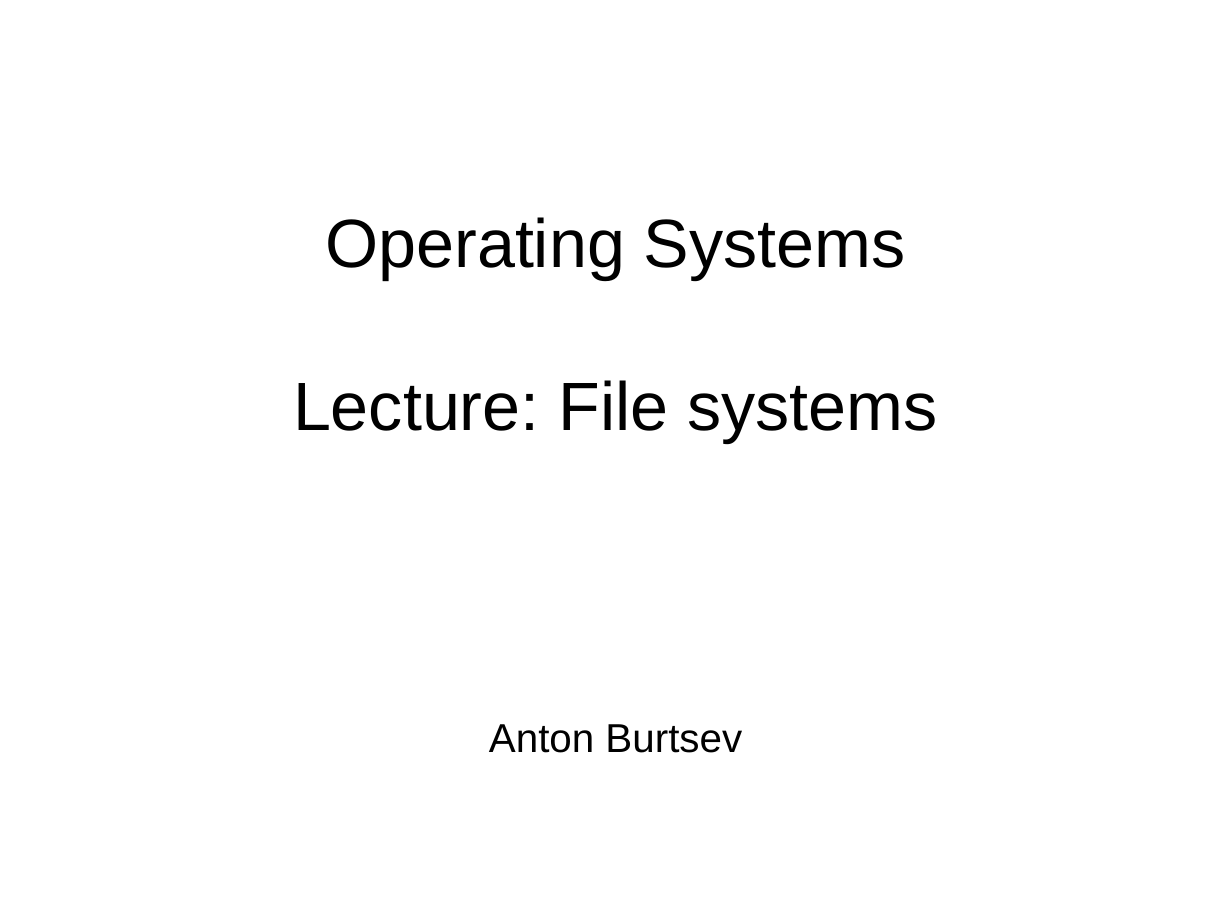
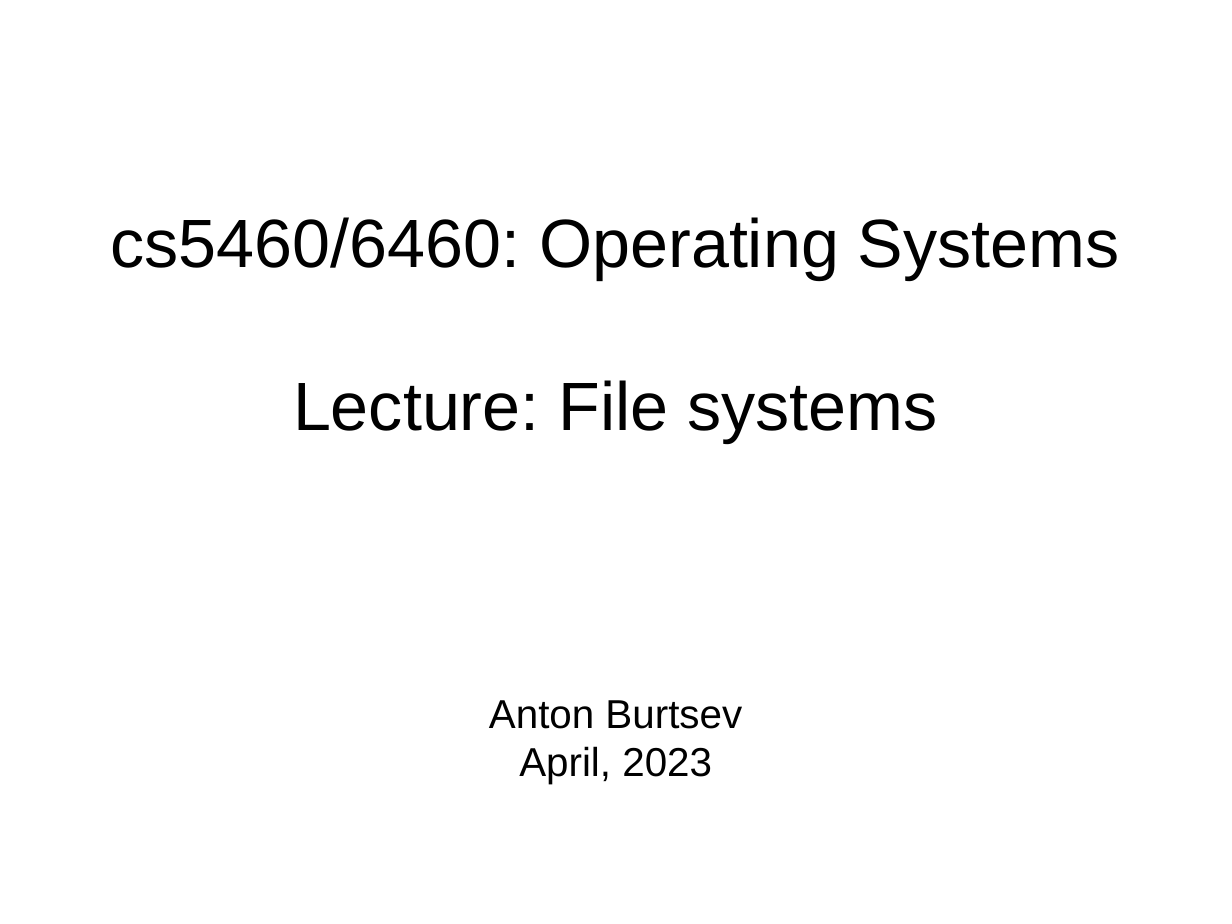
Before and after one commit to antonburtsev/cs5460, a slide deck: slide 1 of lectures/lecture13-file-system/lecture13-file-system.odp. Drawn at 1232x924 pixels with LibreOffice and Linux fonts; fonts in the diff are those of the drawing. Boxes give left, top, right and bottom in pixels: in the first picture for what was removed or moved away, otherwise in the second. Text is boxed around its words. In the diff, an @@ line names an element or a change of style, - is before the commit and + after.

```diff
--- a/lectures/lecture13-file-system/lecture13-file-system.odp
+++ b/lectures/lecture13-file-system/lecture13-file-system.odp
@@ title at (111,217,1120,443): text changed @@
-Operating Systems
-Lecture: File systems
+cs5460/6460: Operating Systems
+Lecture: File systems
@@ subtitle at (519,746,712,784): paragraph added @@
+April, 2023
```
Also in this commit, not shown: 7 other files.
